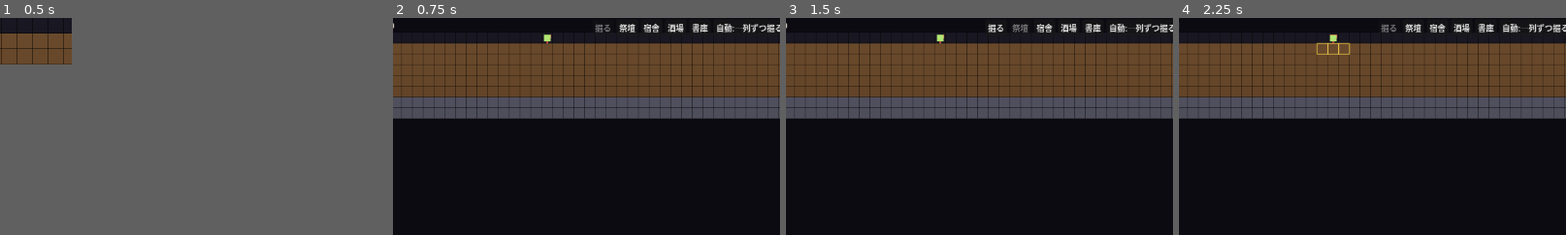
Above: before the commit, frames 1-4 (left to right).
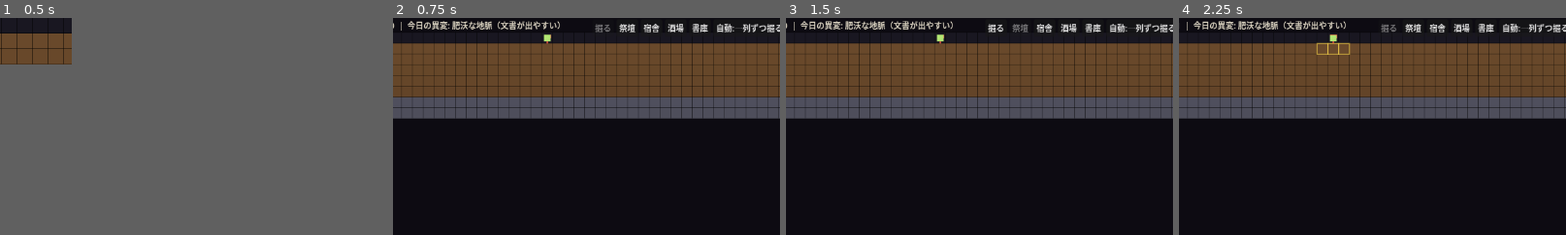
Above: after the commit, the same moments.

Repository: jinsei0604/UnderDesk
Game: Godot game, scene res://src/ui/main.tscn
Same seed, same stepped clock (60 frames per second), same inputs: the game is played once before the commit and once after it.
Inputs (mouse positions are % of the whole screen's width and height, from its top left):
- Up to frame 1 (0.5 s): no input
- Up to frame 2 (0.75 s): tap Enter at 0.5 s; drag from (20, 5) to (24, 3) at 0.52 s
- Up to frame 3 (1.5 s): click "祭壇" at 1.25 s
- Up to frame 4 (2.25 s): click "掘る" at 2 s
The pictures show only the part of the screen within x 31-81%, y 0-50%; the shares and areas given below are measured in that part.

Frame 1 is identical in both runs. In frame 2, 1.0% of the frame differs, in the area x 2-44%, y 1-6%; in frame 3, 1.0%; in frame 4, 1.0%.

Commit message:
Sprint 8: daily anomaly core with shared date seed
Per design doc section 5.4: every day rolls one ley-line anomaly shared
by all players, derived from the calendar date with a locally
implemented FNV-1a hash (engine hash stability is not guaranteed).
Three anomalies ship as data files: lush vein (+10% documents), soft
earth (+1 dig power), gold dust (+1 gold per dig). The anomaly is
applied as an explicit sim state change, preserving offline/realtime
equivalence, and survives save roundtrips. Survey-card PNG sharing and
the dedicated mini-stratum come next.

Co-Authored-By: Claude Fable 5 <noreply@anthropic.com>

Diff:
--- /dev/null
+++ b/data/anomalies/gold_dust.json
@@ -0,0 +1,5 @@
+{
+	"id": "gold_dust",
+	"name_key": "ANOMALY_GOLD_DUST",
+	"effect": "gold_per_dig"
+}
--- /dev/null
+++ b/data/anomalies/lush_vein.json
@@ -0,0 +1,5 @@
+{
+	"id": "lush_vein",
+	"name_key": "ANOMALY_LUSH_VEIN",
+	"effect": "doc_chance_add"
+}
--- /dev/null
+++ b/data/anomalies/soft_earth.json
@@ -0,0 +1,5 @@
+{
+	"id": "soft_earth",
+	"name_key": "ANOMALY_SOFT_EARTH",
+	"effect": "dig_power_add"
+}
--- a/locale/en.csv
+++ b/locale/en.csv
@@ -22,6 +22,10 @@
 UI_AUTO_WIDEN,Auto: Widen
 UI_COLLAPSE,Back to Taskbar
 UI_NEW_DOC,A new document was unearthed
+UI_DAILY,Today's Anomaly
+ANOMALY_LUSH_VEIN,Lush Ley Vein (documents more common)
+ANOMALY_SOFT_EARTH,Soft Earth (dig power +1)
+ANOMALY_GOLD_DUST,Gold Dust Wind (+1 gold per dig)
 UI_OFFLINE_REPORT,%d ticks passed while you were away
 DOC_001_TITLE,A Miner's Journal - I
 DOC_001_BODY,"Day three. The soil here is soft. The more you dig, the more you earn — good work, honest work. But the f …(257 unchanged characters)…
--- a/locale/ja.csv
+++ b/locale/ja.csv
@@ -22,6 +22,10 @@
 UI_AUTO_WIDEN,自動:横へ広げる
 UI_COLLAPSE,タスクバーへ戻る
 UI_NEW_DOC,新しい文書が出土した
+UI_DAILY,今日の異変
+ANOMALY_LUSH_VEIN,肥沃な地脈（文書が出やすい）
+ANOMALY_SOFT_EARTH,柔らかい土（掘削+1）
+ANOMALY_GOLD_DUST,金粉の風（掘るたび金+1）
 UI_OFFLINE_REPORT,留守の間に %d ティック進行した
 DOC_001_TITLE,坑夫の手記・一
 DOC_001_BODY,"三日目。土が柔らかい。掘れば掘るだけ賃金が出る、良い仕事だ。ただ、監督は妙なことを言う。「深さより先に、耳を慣らせ」と。何のことだか。夜、坑道の底のほうで、水音とも息遣いともつかない音がした。水脈だろう、とみんな笑った。おれも笑った。"
--- a/src/core/constants.gd
+++ b/src/core/constants.gd
@@ -30,6 +30,8 @@
 
 ## Each altar raises the document drop chance by this much (§5.3 pacing).
 const DOC_CHANCE_PER_ALTAR: float = 0.05
+## Extra document drop chance while the lush-vein daily anomaly is active.
+const DAILY_DOC_CHANCE_BONUS: float = 0.1
 
 const RES_SOIL: String = "soil"
 const RES_STONE: String = "stone"
--- a/src/core/sim.gd
+++ b/src/core/sim.gd
@@ -15,6 +15,11 @@
 var rooms: Array[Dictionary] = []  # { "id": String, "pos": Vector2i }
 var discovered_documents: Array[String] = []
 var dig_policy: UD.DigPolicy = UD.DigPolicy.NONE
+## Daily anomaly (§5.4). Applied as an explicit state change so offline
+## and realtime progression stay equivalent.
+var daily_date_key: String = ""
+var daily_anomaly_id: String = ""
+var daily_effect: String = ""
 var _rng := RandomNumberGenerator.new()
 
 
@@ -136,6 +141,17 @@
 	return true
 
 
+## Switches to the given day's anomaly. Returns false when that day is
+## already active.
+func apply_daily(date_key: String, anomaly: Dictionary) -> bool:
+	if daily_date_key == date_key:
+		return false
+	daily_date_key = date_key
+	daily_anomaly_id = str(anomaly.get("id", ""))
+	daily_effect = str(anomaly.get("effect", ""))
+	return true
+
+
 ## Cancels an unstarted designation. Jobs a minion is already walking to
 ## or digging stay (avoids stranding the minion mid-errand).
 func remove_dig_job(target: Vector2i) -> bool:
@@ -202,6 +218,8 @@
 	for room in rooms:
 		if str(room.get("effect", "")) == "dig_power_add":
 			power += 1
+	if daily_effect == "dig_power_add":
+		power += 1
 	return power
 
 
@@ -259,6 +277,8 @@
 	grid.set_terrain(job.target, UD.Terrain.AIR)
 	var stratum := strata.stratum_for_depth(job.target.y)
 	minion.carrying = stratum["yield"]
+	if daily_effect == "gold_per_dig":
+		inventory[UD.RES_GOLD] = int(inventory.get(UD.RES_GOLD, 0)) + 1
 	_roll_document(stratum)
 	jobs.erase(job)
 	minion.job_target = UDMinion.NO_TARGET
@@ -277,12 +297,14 @@
 	minion.state = UDMinion.State.IDLE
 
 
-## Extra document drop chance from built altars.
+## Extra document drop chance from built altars and the daily anomaly.
 func document_chance_bonus() -> float:
 	var bonus := 0.0
 	for room in rooms:
 		if str(room.get("effect", "")) == "doc_chance_add":
 			bonus += UD.DOC_CHANCE_PER_ALTAR
+	if daily_effect == "doc_chance_add":
+		bonus += UD.DAILY_DOC_CHANCE_BONUS
 	return bonus
 
 
@@ -344,6 +366,9 @@
 		"rooms": room_dicts,
 		"discovered_documents": discovered_documents.duplicate(),
 		"dig_policy": int(dig_policy),
+		"daily_date_key": daily_date_key,
+		"daily_anomaly_id": daily_anomaly_id,
+		"daily_effect": daily_effect,
 	}
 
 
@@ -372,4 +397,7 @@
 		sim.discovered_documents.append(doc_id)
 	# Missing in pre-policy saves: default to NONE.
 	sim.dig_policy = int(d.get("dig_policy", 0)) as UD.DigPolicy
+	sim.daily_date_key = str(d.get("daily_date_key", ""))
+	sim.daily_anomaly_id = str(d.get("daily_anomaly_id", ""))
+	sim.daily_effect = str(d.get("daily_effect", ""))
 	return sim
--- /dev/null
+++ b/src/daily/daily.gd
@@ -0,0 +1,25 @@
+class_name UDDaily
+extends RefCounted
+## §5.4: one shared ley-line anomaly per day. The seed derives from the
+## calendar date with a locally implemented FNV-1a hash, so every player
+## rolls the same anomaly without a server. (String.hash() stability
+## across engine versions is not guaranteed; §12-5 demands ours is.)
+
+
+static func date_key(date: Dictionary) -> String:
+	return "%04d-%02d-%02d" % [int(date["year"]), int(date["month"]), int(date["day"])]
+
+
+static func seed_for_date_key(key: String) -> int:
+	var h: int = 0x811c9dc5
+	for i in key.length():
+		h = h ^ key.unicode_at(i)
+		h = (h * 0x01000193) & 0xFFFFFFFF
+	return h
+
+
+## Deterministic pick from the (filename-sorted) anomaly list.
+static func anomaly_for_date_key(anomalies: Array, key: String) -> Dictionary:
+	if anomalies.is_empty():
+		return {}
+	return anomalies[seed_for_date_key(key) % anomalies.size()]
--- a/src/ui/main.gd
+++ b/src/ui/main.gd
@@ -40,6 +40,8 @@
 var locale: UDLocale
 var doc_db: UDDocumentDB
 var room_db: UDRoomDB
+var anomalies: Array = []
+var _anomaly_by_id: Dictionary = {}
 var mode: Mode = Mode.DIG
 var _build_room_id: String = ""
 var scroll_y: int = 0
@@ -69,6 +71,9 @@
 	locale = UDLocale.load_locale(settings.locale_code)
 	doc_db = UDDocumentDB.load_from_dir("res://data/documents")
 	room_db = UDRoomDB.load_from_dir("res://data/rooms")
+	anomalies = UDDataLoader.load_json_dir("res://data/anomalies")
+	for anomaly: Variant in anomalies:
+		_anomaly_by_id[(anomaly as Dictionary)["id"]] = anomaly
 	var strata := UDStrataDB.load_from_dir("res://data/strata")
 
 	var payload := UDSaveManager.load_game()
@@ -83,6 +88,7 @@
 			int(Time.get_unix_time_from_system())
 		)
 		sim.advance(offline_ticks_applied)
+	_sync_daily()
 
 	tick_timer.wait_time = UD.TICK_SECONDS
 	tick_timer.timeout.connect(_on_tick)
@@ -110,7 +116,18 @@
 			UDResidentWindow.apply_focus_fps(false)
 
 
+## Rolls the shared daily anomaly when the calendar day changes (§5.4).
+func _sync_daily() -> void:
+	var key := UDDaily.date_key(Time.get_date_dict_from_system())
+	if sim.daily_date_key == key:
+		return
+	var anomaly := UDDaily.anomaly_for_date_key(anomalies, key)
+	if not anomaly.is_empty():
+		sim.apply_daily(key, anomaly)
+
+
 func _on_tick() -> void:
+	_sync_daily()
 	sim.tick()
 	UDResidentWindow.sync_render_loop(get_window())
 	if settings.resident_mode:
@@ -250,6 +267,11 @@
 		"⛏ %d" % sim.minions.size(),
 		"tick %d" % sim.tick_count,
 	]
+	if sim.daily_anomaly_id != "" and _anomaly_by_id.has(sim.daily_anomaly_id):
+		var anomaly: Dictionary = _anomaly_by_id[sim.daily_anomaly_id]
+		parts.append("%s: %s" % [
+			locale.text("UI_DAILY"), locale.text(anomaly["name_key"]),
+		])
 	if offline_ticks_applied > 0:
 		parts.append(locale.text("UI_OFFLINE_REPORT") % offline_ticks_applied)
 	draw_string(
--- /dev/null
+++ b/tests/core/test_daily.gd
@@ -0,0 +1,61 @@
+extends GutTest
+## §5.4 / §12-5: the daily anomaly seed must be identical for every
+## player and stable across engine versions.
+
+
+func test_seed_is_stable_and_date_dependent() -> void:
+	var a := UDDaily.seed_for_date_key("2026-07-11")
+	var b := UDDaily.seed_for_date_key("2026-07-11")
+	var c := UDDaily.seed_for_date_key("2026-07-12")
+	assert_eq(a, b, "same date, same seed")
+	assert_ne(a, c, "different date, different seed")
+	assert_gt(a, 0)
+
+
+func test_date_key_format() -> void:
+	assert_eq(UDDaily.date_key({"year": 2026, "month": 7, "day": 5}), "2026-07-05")
+
+
+func test_anomaly_pick_is_deterministic() -> void:
+	var anomalies := UDDataLoader.load_json_dir("res://data/anomalies")
+	assert_gt(anomalies.size(), 0)
+	var first := UDDaily.anomaly_for_date_key(anomalies, "2026-07-11")
+	var second := UDDaily.anomaly_for_date_key(anomalies, "2026-07-11")
+	assert_eq(first["id"], second["id"])
+
+
+func test_apply_daily_once_per_day() -> void:
+	var sim := UDSim.new_game(UDTestFixtures.strata(), 1)
+	var anomaly := {"id": "gold_dust", "name_key": "X", "effect": "gold_per_dig"}
+	assert_true(sim.apply_daily("2026-07-11", anomaly))
+	assert_false(sim.apply_daily("2026-07-11", anomaly), "same day is a no-op")
+	assert_true(sim.apply_daily("2026-07-12", anomaly), "next day applies")
+
+
+func test_gold_per_dig_effect() -> void:
+	var sim := UDSim.new_game(UDTestFixtures.strata(), 42)
+	sim.dig_policy = UD.DigPolicy.NONE
+	sim.apply_daily("2026-07-11", {"id": "gold_dust", "name_key": "X", "effect": "gold_per_dig"})
+	sim.add_dig_job(Vector2i(UD.DEPOT_POS.x, 1))
+	sim.advance(30)
+	assert_eq(int(sim.inventory[UD.RES_GOLD]), 1, "one dig, one gold")
+
+
+func test_dig_power_and_doc_chance_effects() -> void:
+	var sim := UDSim.new_game(UDTestFixtures.strata(), 1)
+	sim.apply_daily("2026-07-11", {"id": "soft_earth", "name_key": "X", "effect": "dig_power_add"})
+	assert_eq(sim.dig_power(), UD.MINION_DIG_POWER + 1)
+	sim.apply_daily("2026-07-12", {"id": "lush_vein", "name_key": "X", "effect": "doc_chance_add"})
+	assert_eq(sim.dig_power(), UD.MINION_DIG_POWER, "yesterday's effect gone")
+	assert_eq(sim.document_chance_bonus(), UD.DAILY_DOC_CHANCE_BONUS)
+
+
+func test_daily_state_survives_roundtrip() -> void:
+	var sim := UDSim.new_game(UDTestFixtures.strata(), 1)
+	sim.apply_daily("2026-07-11", {"id": "lush_vein", "name_key": "X", "effect": "doc_chance_add"})
+	var restored := UDSim.from_dict(
+		JSON.parse_string(JSON.stringify(sim.to_dict())), UDTestFixtures.strata()
+	)
+	assert_eq(restored.daily_date_key, "2026-07-11")
+	assert_eq(restored.daily_anomaly_id, "lush_vein")
+	assert_eq(restored.document_chance_bonus(), UD.DAILY_DOC_CHANCE_BONUS)
Binary file changed: locale/en.text.translation
Binary file changed: locale/ja.text.translation
Not shown, added: src/daily/daily.gd.uid
Not shown, added: tests/core/test_daily.gd.uid
Not shown, changed: CHANGELOG.md
